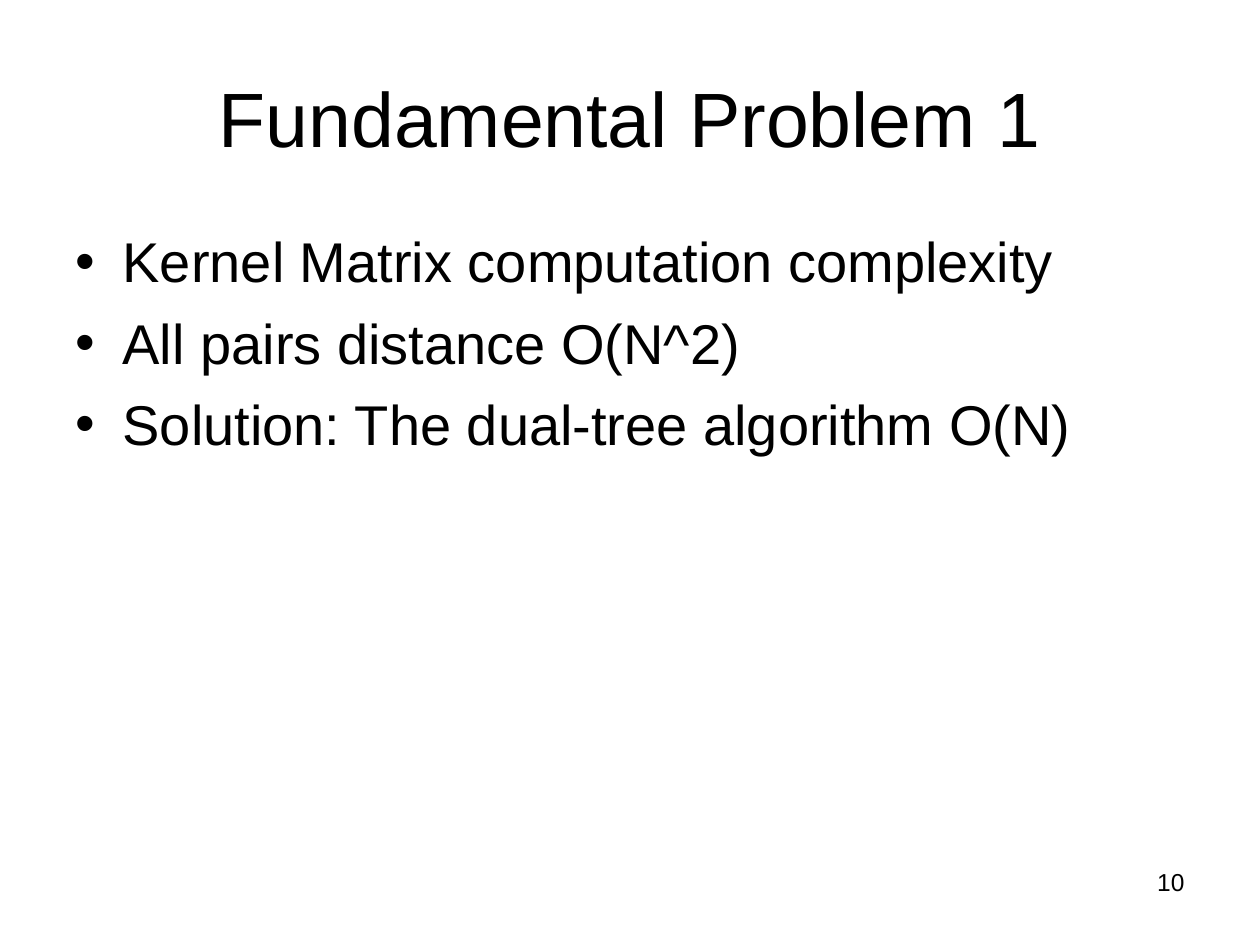
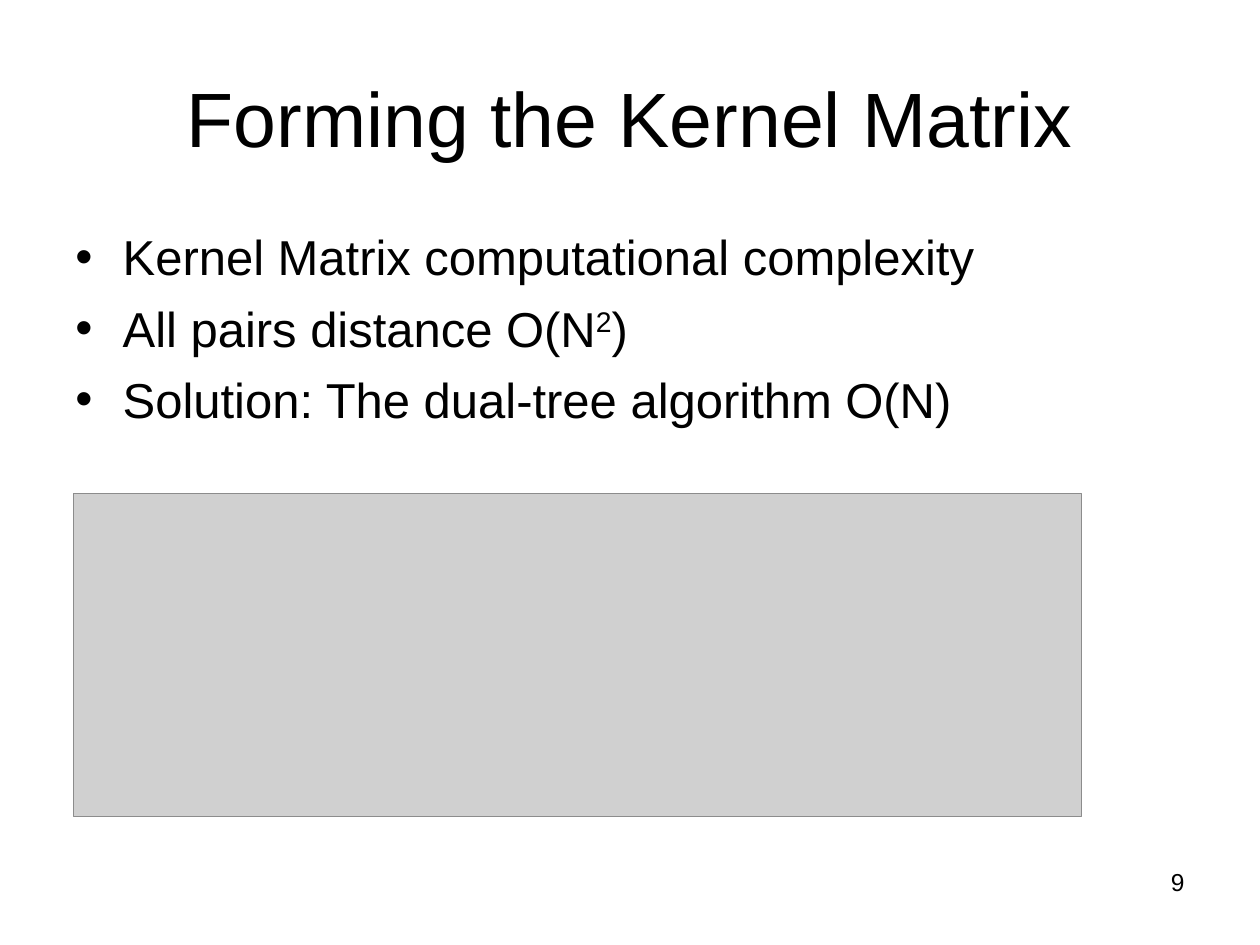
Before and after one commit to subailong/mlpack, a slide deck: slide 9 of fastlib/u/nvasil/docs/proposal/proposal.ppt (slide 10 before the commit). Drawn at 1260x945 pixels with LibreOffice and Linux fonts; fonts in the diff are those of the drawing; grey boxes stand for pictures. Boxes give left, top, right and bottom in pixels: in the first picture for what was removed or moved away, otherwise in the second. Text is boxed around its words. In the diff, an @@ line names an element or a change of style, - is before the commit and + after.

```diff
--- a/fastlib/u/nvasil/docs/proposal/proposal.ppt
+++ b/fastlib/u/nvasil/docs/proposal/proposal.ppt
@@ title at (187,91,1071,162): text changed @@
-Fundamental Problem 1
+Forming the Kernel Matrix
@@ text at (123,239,974,357): text changed; size 32 to 28 pt @@
-• Kernel Matrix computation complexity
-• All pairs distance O(N^2)
+• Kernel Matrix computational complexity
+• All pairs distance O(N2)
@@ text at (123,382,951,428): size 32 to 28 pt in "Solution: The dual-tree algorithm O(N)"; less space between paragraphs @@
@@ picture added at (73,494,1081,816) @@
@@ page number at (1171,874,1185,892): text changed @@
-10
+9
```
Also in this commit, not shown: 22 other slides changed, 11 slides added, 9 slides removed.
